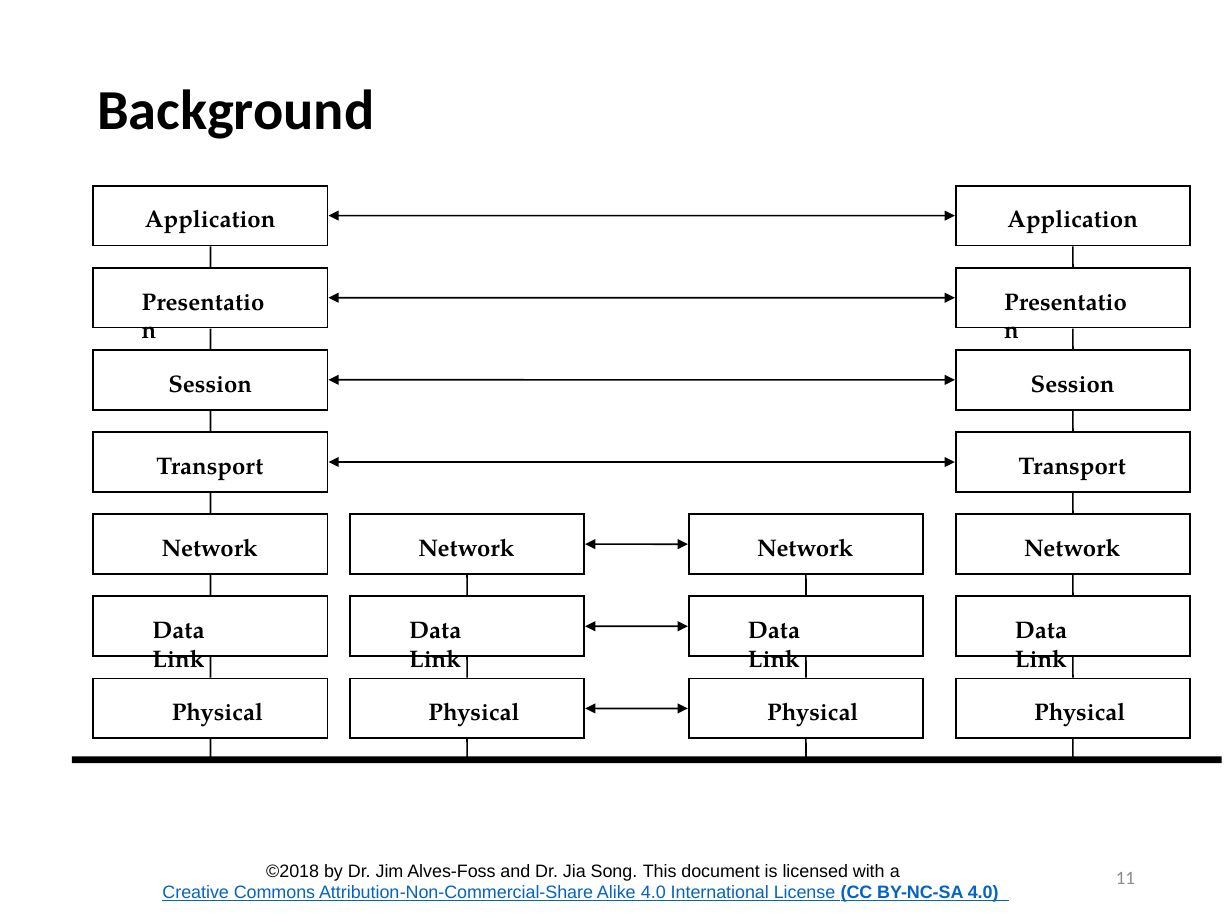
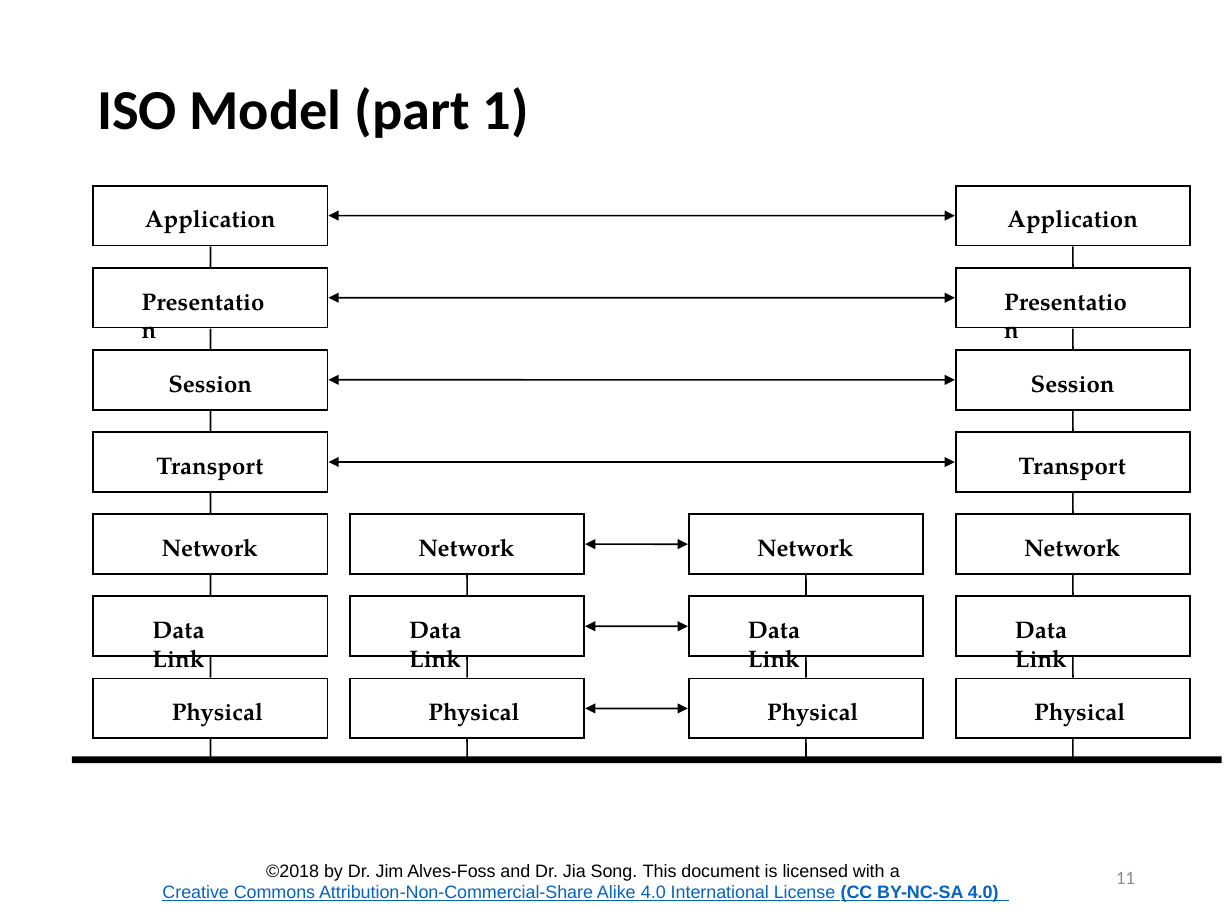
Before and after one commit to CenterForSecureAndDependableSystems/Teaching-Materials, a slide deck: slide 11 of Network-Security/Module_1 Internetworking/Lesson_1_Networking_Overview.pptx. Drawn at 1232x924 pixels with LibreOffice and Linux fonts; fonts in the diff are those of the drawing; background and template pictures are left out. Boxes give left, top, right and bottom in pixels: in the first picture for what was removed or moved away, otherwise in the second. Text is boxed around its words. In the diff, an @@ line names an element or a change of style, - is before the commit and + after.

```diff
--- a/Network-Security/Module_1 Internetworking/Lesson_1_Networking_Overview.pptx
+++ b/Network-Security/Module_1 Internetworking/Lesson_1_Networking_Overview.pptx
@@ title at (x1=97, y1=87, x2=529, y2=138): text changed @@
-Background
+ISO Model (part 1)
```
Also in this commit, not shown: 11 other slides changed, 2 slides added, 1 slide removed, 55 other files.
